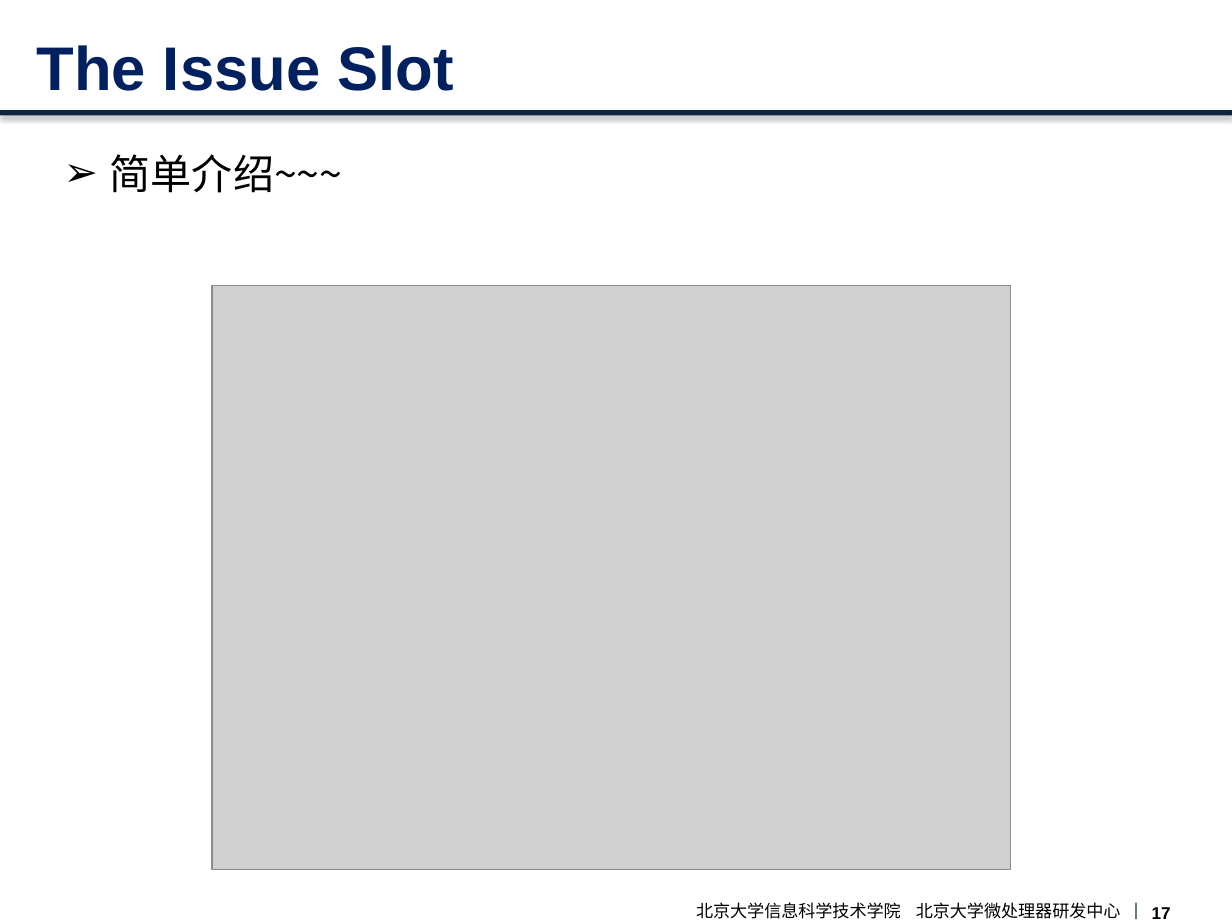
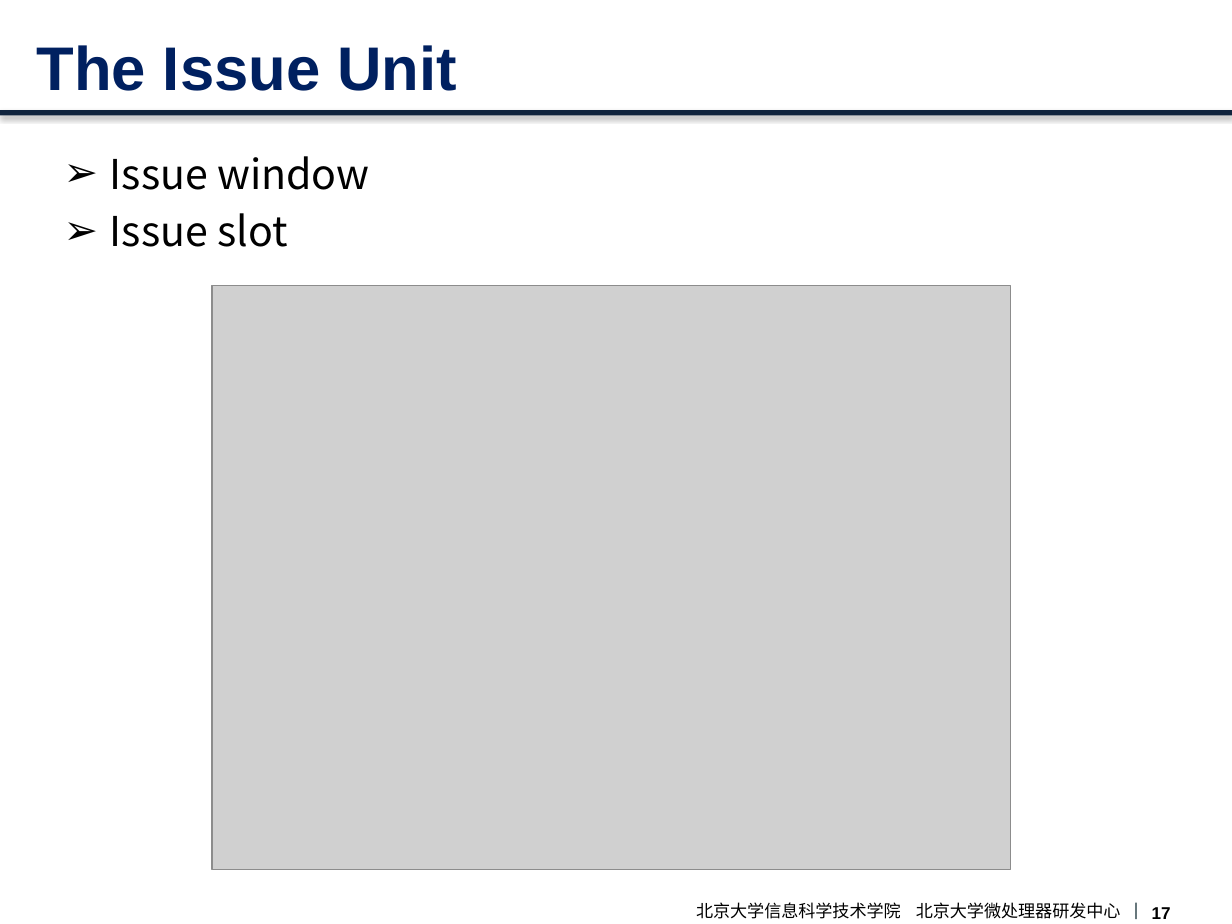
Before and after one commit to CodeATA/Docs, a slide deck: slide 18 of boom overview.pptx. Drawn at 1232x924 pixels with LibreOffice and Linux fonts; fonts in the diff are those of the drawing; grey boxes stand for pictures; background and template pictures are left out. Boxes give left, top, right and bottom in pixels: in the first picture for what was removed or moved away, otherwise in the second. Text is boxed around its words. In the diff, an @@ line names an element or a change of style, - is before the commit and + after.

```diff
--- a/boom overview.pptx
+++ b/boom overview.pptx
@@ title at bbox=[36, 45, 457, 91]: text changed @@
-The Issue Slot
+The Issue Unit
@@ text at bbox=[110, 156, 369, 247]: text changed @@
-➢ 简单介绍~~~
+➢ Issue window
+➢ Issue slot
```
Also in this commit, not shown: 2 other slides changed, 2 slides added, 1 slide removed, 1 other file.
